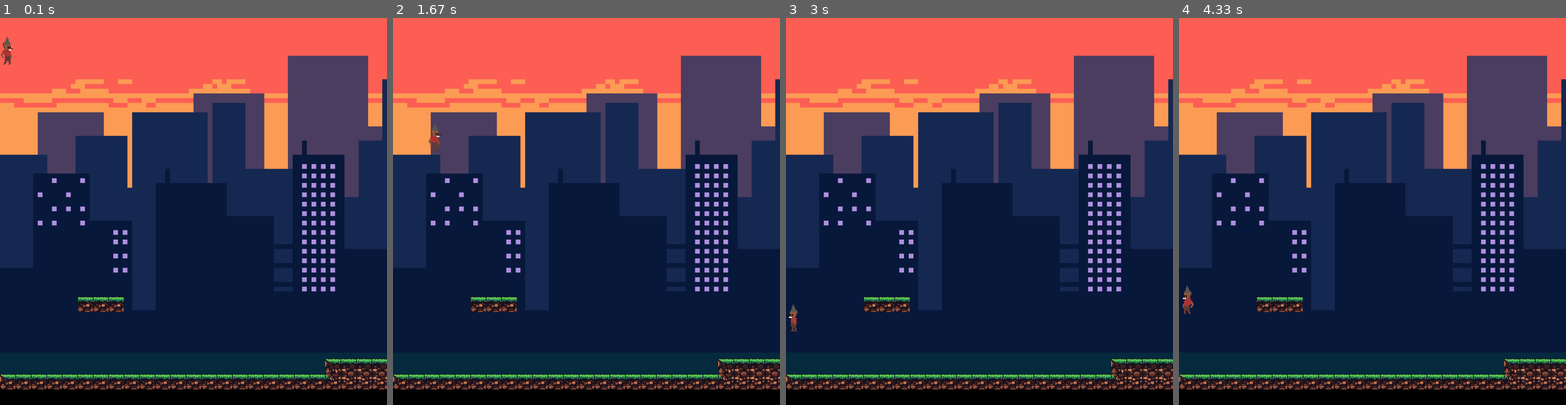
Above: before the commit, frames 1-4 (left to right).
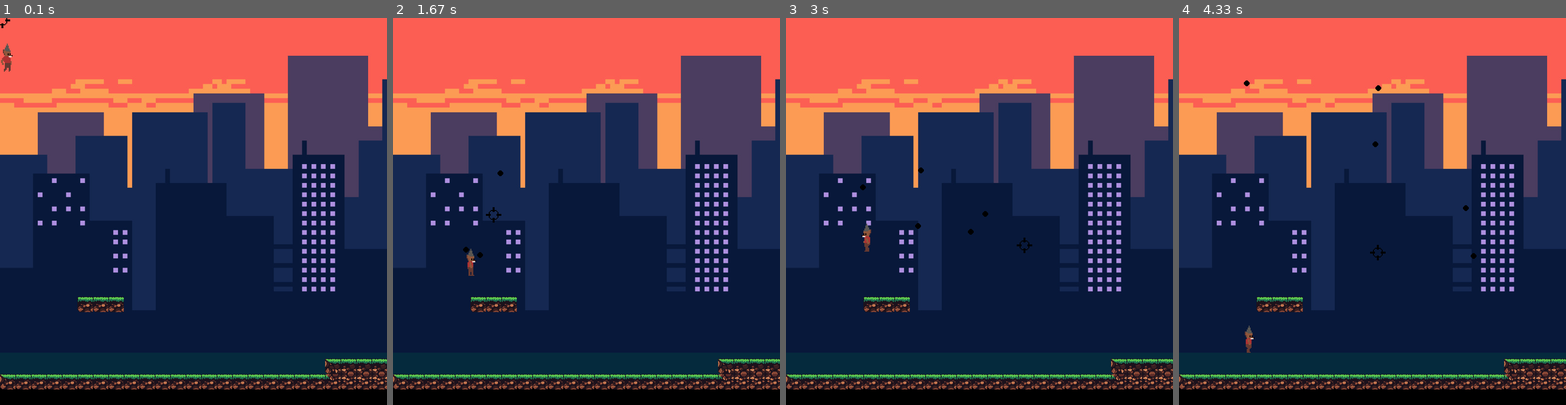
Above: after the commit, the same moments.

Repository: manucouto1/PyGame_5Gatos
Game: pygame game, started from src/main.py
The game is run twice, just before and just after one commit, with the same random seed, the same clock (stepped at 60 frames per second) and the same inputs.
Inputs (mouse positions are in pixels of both pictures, inside the frame that each line leads up to):
- Up to frame 1 (0.1 s): no input
- Up to frame 2 (1.67 s): click (586, 211) at 0.4 s; hold Space 0.67-1.13 s; hold Right 0.67-1.13 s; click (710, 199) at 0.77 s; hold D 1.17-1.63 s; tap Space at 1.23, 1.53 s; click (493, 215) at 1.27 s
- Up to frame 3 (3 s): hold Up 1.67-1.97 s; tap Space at 1.73, 2.07, 2.37, 2.57, 2.87 s; click (859, 153) at 1.77 s; hold D 2-2.47 s; click (1037, 76) at 2.1 s; hold Left from 2.5 s (still down); click (1025, 246) at 2.6 s
- Up to frame 4 (4.33 s): release Left at 3.03 s; hold A 3.07-3.47 s; tap Space at 3.13, 3.57, 3.97, 4.27 s; click (1380, 79) at 3.17 s; hold Up 3.5-3.87 s; click (1233, 199) at 3.6 s; hold D from 3.9 s (still down); move the mouse to (1376, 254) at 3.93 s; click (1376, 254) at 4 s

The runs differ from the first frame. In frame 1, 0.2% of the frame differs, in the area x 0-4%, y 0-14%; in frame 2, 0.3%; in frame 3, 0.3%; in frame 4, 0.3%, in the area x 0-77%, y 16-87%.

Commit message:
[Projectile] added projectile class and shooting logic [Main] and [Player] Modified event handling for jumps

Diff:
--- a/src/main.py
+++ b/src/main.py
@@ -2,13 +2,14 @@
 # -*- coding: utf-8 -*-
 import pygame as pg
 
+import assets
+import os
 import sys
-import os
-import assets
 
+from camera import Camera
 from level import Level
 from player import Player
-from camera import Camera
+from projectile import Projectile
 
 white = (255, 255, 255)
 SCREEN_WIDTH = 800
@@ -17,9 +18,19 @@
 FPS = 20
 
 
+def update_cursor(mousepos, screen, cursor):
+    cursor_rect = cursor.get_rect()
+    mx, my = mousepos
+    cursor_rect.center = (mx, my)
+    screen.blit(cursor, cursor_rect)
+
+
 def main():
     pg.init()
+    pg.mouse.set_visible(False)
 
+    cursor = pg.transform.scale(
+        pg.image.load(".." + os.sep + "assets" + os.sep + "cursor" + os.sep + "single-cursor.png"), (32, 32))
     bg = pg.image.load(assets.path_to("background.png"))
     screen = pg.display.set_mode((SCREEN_WIDTH, SCREEN_HEIGHT))
     pg.display.set_caption("tutorial pygame parte 2")
@@ -32,6 +43,7 @@
 
     # Main loop
     clock = pg.time.Clock()
+    bullets = []
 
     while True:
         screen.blit(bg, (0, 0))
@@ -41,30 +53,41 @@
             if event.type == pg.QUIT:
                 pg.quit()
                 sys.exit()
+            if event.type == pg.KEYDOWN:
+                # conditions for double jumping
+                if event.key in [pg.K_UP, pg.K_w, pg.K_SPACE]:
+                    player.jump()
+            if event.type == pg.MOUSEBUTTONDOWN:
+                # mouse shutting
+                if len(bullets) < 5:
+                    if player.direction == pg.K_LEFT:
+                        offset = -player.offset
+                    else:
+                        offset = player.offset
 
-        # all_sprites_list.update()
+                    bullet = Projectile(round(player.rect.x + player.rect.width // 2 + offset + camera.cam.x),
+                                        round(player.rect.y + player.rect.height // 2 + camera.cam.y), 6)
+                    bullet.trajectory(pg.mouse.get_pos())
+                    bullets.append(bullet)
+
+        for bullet in bullets:
+            if SCREEN_HEIGHT > bullet.x > 0:
+                bullet.update()
+            else:
+                bullets.pop(bullets.index(bullet))
+
         camera.update()
-
         pressed = pg.key.get_pressed()
 
-        # conditions for double jumping
-        if not pressed[pg.K_UP] and player.num_jumps == 1:
-            player.can_double = True
-        elif player.num_jumps == 2:
-            player.can_double = False
-            player.num_jumps = 0
-
-        if pressed[pg.K_UP]:
-            player.jump()
-            player.num_jumps += 1
-        if pressed[pg.K_LEFT]:
+        if pressed[pg.K_LEFT] or pressed[pg.K_a]:
             player.move_left()
-        if pressed[pg.K_RIGHT]:
+        if pressed[pg.K_RIGHT] or pressed[pg.K_d]:
             player.move_right()
 
-        screen_rect = screen.get_rect()
-        screen_rect[2] += level.map_width * level.tile_size - SCREEN_WIDTH
-        player.rect.clamp_ip(screen_rect)
+        update_cursor(pg.mouse.get_pos(), screen, cursor)
+
+        for bullet in bullets:
+            bullet.draw(screen)
 
         camera.draw(screen)
         pg.display.update()
--- a/src/player.py
+++ b/src/player.py
@@ -3,7 +3,7 @@
 from spritesheet import Spritesheet
 import assets
 
-GRAVITY = pg.Vector2((0, 0.3))
+GRAVITY = pg.Vector2((0, 4.8))
 
 
 class Player(pg.sprite.Sprite):
@@ -29,9 +29,8 @@
         self.onGround = False
         self.vel = pg.Vector2((0, 0))
         self.speed = 8
-        self.jump_strength = 10
+        self.jump_strength = 30
         self.num_jumps = 0
-        self.can_double = False
         self.offset = offset
         self.image = self.idle_R.image_at((self.offset, 0, width, height))
 
@@ -62,7 +61,7 @@
             self.vel.y = -self.jump_strength
             self.num_jumps += 1
             print("jump num:", self.num_jumps)
-        elif self.can_double and self.num_jumps < 2:
+        elif self.num_jumps < 2:
             self.vel.y = -self.jump_strength
             self.num_jumps += 1
             print("double num:", self.num_jumps)
@@ -89,13 +88,13 @@
 
         self.gravity()
         self.rect.x += self.vel.x
-        self.collide(self.vel.x, 0, self.level)
+        self.collide(self.vel.x, 0)
         self.rect.y += self.vel.y
         self.onGround = False
-        self.collide(0, self.vel.y, self.level)
+        self.collide(0, self.vel.y)
         self.reset_movement()
 
-    def collide(self, xvel, yvel, platforms):
+    def collide(self, xvel, yvel):
         for p in self.level:
             if pg.sprite.collide_rect(self, p):
                 if xvel > 0:
@@ -106,7 +105,6 @@
                     self.rect.bottom = p.rect.top
                     self.onGround = True
                     self.num_jumps = 0
-                    self.yvel = 0
                 if yvel < 0:
                     self.rect.top = p.rect.bottom
                     self.vel.y = 0
--- /dev/null
+++ b/src/projectile.py
@@ -0,0 +1,30 @@
+import pygame as pg
+import math
+
+GRAVITY = pg.Vector2((0, 4.8))
+
+
+class Projectile(pg.sprite.Sprite):
+    def __init__(self, x, y, radius,color=(0, 0, 0)):
+        self.x = x
+        self.y = y
+        self.h = 0
+        self.radius = radius
+        self.color = color
+        self.vel = pg.Vector2((8, 8))
+        self.angle = 0
+
+    def trajectory(self, pos):
+        (mx, my) = pos
+
+        slope_x = mx - self.x
+        slope_y = my - self.y
+
+        self.angle = math.atan2(slope_y, slope_x)
+
+    def update(self):
+        self.x += math.cos(self.angle) * self.vel.x
+        self.y += math.sin(self.angle) * self.vel.y
+
+    def draw(self, win):
+        pg.draw.circle(win, self.color, (self.x, self.y), self.radius)
Binary file added: assets/cursor/point and click cursor.png
Binary file added: assets/cursor/point-cursor.png
Binary file added: assets/cursor/single-cursor.png
Binary file added: assets/projectiles/projectile.png
